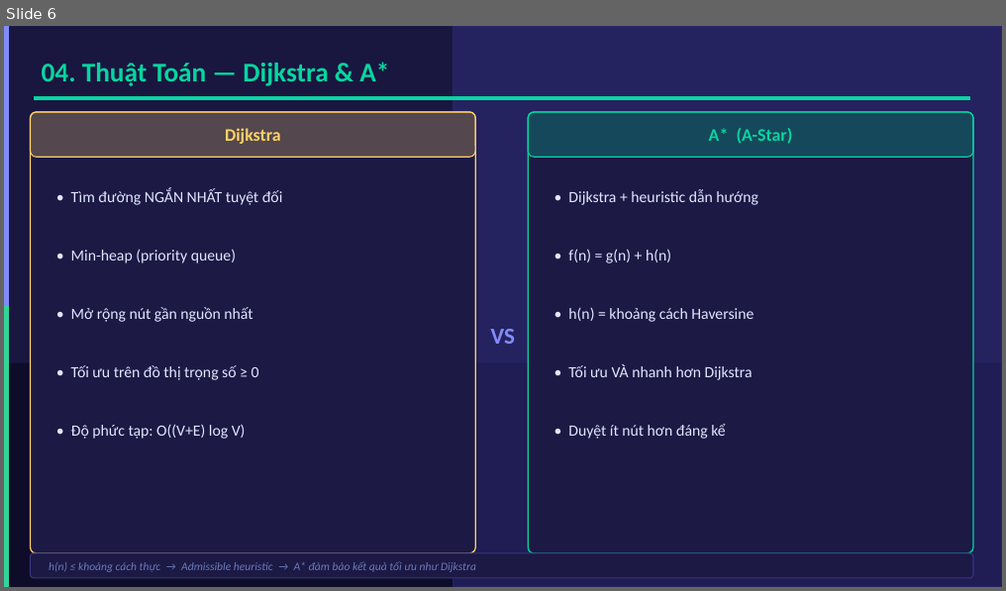
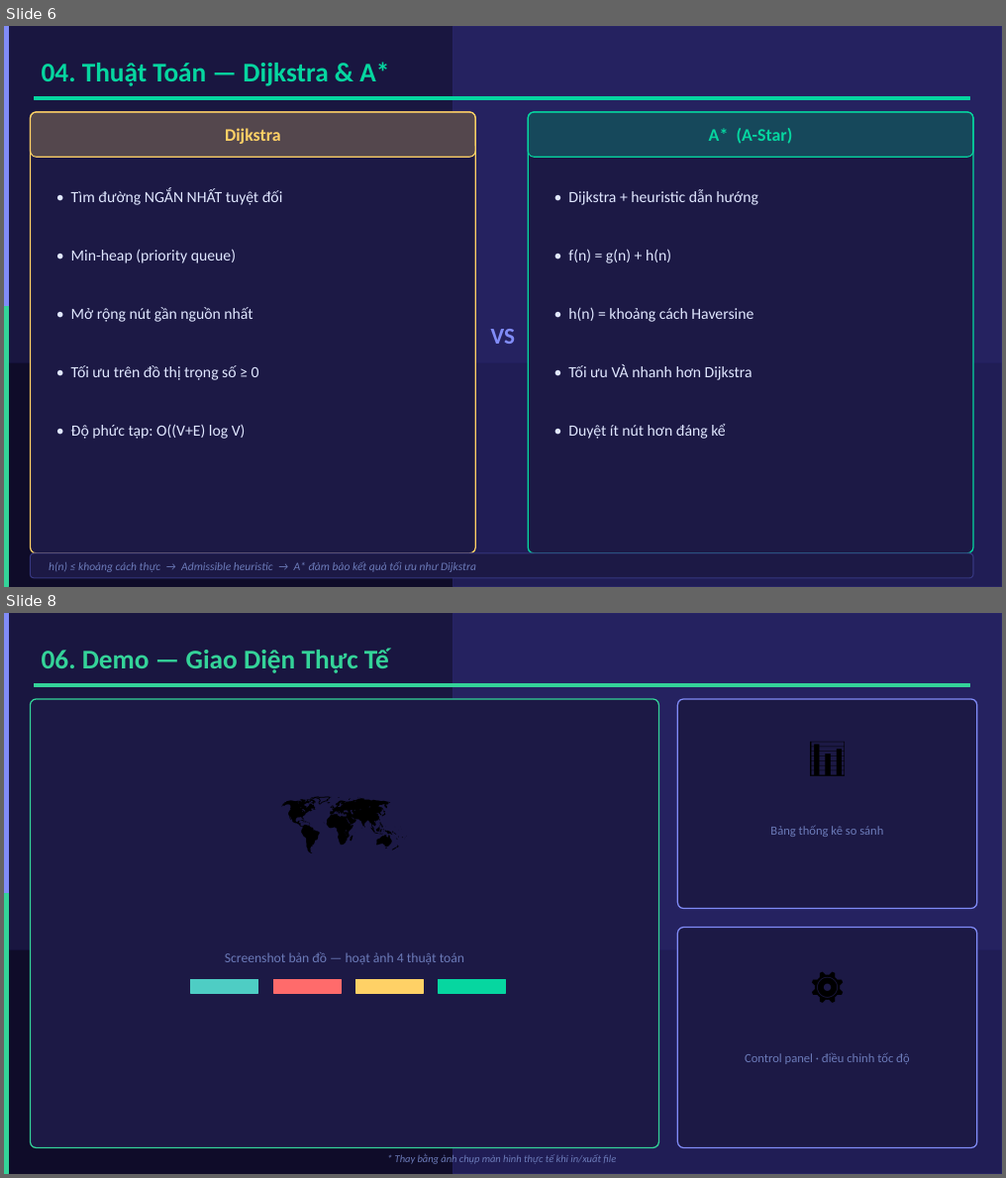
Before and after one commit to huuvietnguyen72/NhapMonAI_PathFinder, a slide deck: ThuyetTrinh_PathFinderAI.pptx. Shown one above the other, each under a label of ours: slide 6 before the commit, slides 6 and 8 after it; the slides between them are not shown. The pictures are 1006x591 and 1006x1178 pixels, drawn with LibreOffice and Linux fonts; fonts in the diff are those of the drawing. Boxes give left, top, right and bottom in pixels: in the first picture for what was removed or moved away, otherwise in the second. Text is boxed around its words. In the diff, an @@ line names an element or a change of style, - is before the commit and + after.

Commit message:
feat: slide 7 giao diện tính năng, slide 8 demo (mới)

```diff
--- a/ThuyetTrinh_PathFinderAI.pptx
+++ b/ThuyetTrinh_PathFinderAI.pptx
@@ slide 8 added at (x1=4, y1=613, x2=1002, y2=1174), background #FFFFFF @@
@@ rectangle added at (x1=4, y1=613, x2=1002, y2=1174), fill #0F0C29, outline #0F0C29 1 pt @@
@@ rectangle added at (x1=4, y1=613, x2=1002, y2=950), fill #1E1B4B at 70% opacity, outline #1E1B4B 1 pt @@
@@ rectangle added at (x1=4, y1=613, x2=9, y2=894), fill #818CF8, outline #818CF8 1 pt @@
@@ rectangle added at (x1=453, y1=613, x2=1002, y2=1174), fill #312E81 at 50% opacity, outline #312E81 1 pt @@
@@ text added at (x1=42, y1=648, x2=389, y2=673), 26 pt, text #34D399, bold @@
+06. Demo — Giao Diện Thực Tế
@@ rounded rectangle added at (x1=30, y1=699, x2=659, y2=1149), fill #1C1945, outline #34D399 1.2 pt @@
@@ text added at (x1=30, y1=699, x2=659, y2=939), 56 pt, text #000000 @@
+🗺️
@@ rectangle added at (x1=34, y1=684, x2=969, y2=686), fill #34D399, outline #34D399 1 pt @@
@@ rounded rectangle added at (x1=678, y1=699, x2=977, y2=909), fill #1C1945, outline #818CF8 1.2 pt @@
@@ text added at (x1=678, y1=699, x2=977, y2=811), 36 pt, text #000000 @@
+📊
@@ text added at (x1=770, y1=825, x2=883, y2=837), 12 pt, text #6B7AB8 @@
+Bảng thống kê so sánh
@@ rectangle added at (x1=4, y1=894, x2=9, y2=1174), fill #34D399, outline #34D399 1 pt @@
@@ rounded rectangle added at (x1=678, y1=928, x2=977, y2=1149), fill #1C1945, outline #818CF8 1.2 pt @@
@@ text added at (x1=678, y1=928, x2=977, y2=1040), 36 pt, text #000000 @@
+⚙️
@@ text added at (x1=225, y1=953, x2=464, y2=964), 13 pt, text #6B7AB8 @@
+Screenshot bản đồ — hoạt ảnh 4 thuật toán
@@ rectangle added at (x1=191, y1=980, x2=258, y2=993), fill #4ECDC4, outline #4ECDC4 1 pt @@
@@ rectangle added at (x1=273, y1=980, x2=341, y2=993), fill #FF6B6B, outline #FF6B6B 1 pt @@
@@ rectangle added at (x1=355, y1=980, x2=423, y2=993), fill #FFD166, outline #FFD166 1 pt @@
@@ rectangle added at (x1=439, y1=980, x2=506, y2=993), fill #06D6A0, outline #06D6A0 1 pt @@
@@ text added at (x1=745, y1=1053, x2=910, y2=1064), 12 pt, text #6B7AB8 @@
+Control panel · điều chỉnh tốc độ
@@ text added at (x1=395, y1=1154, x2=616, y2=1164), 10 pt, text #6B7AB8, italic @@
+* Thay bằng ảnh chụp màn hình thực tế khi in/xuất file
```
Also in this commit, not shown: 1 other slide added, 1 other file.
